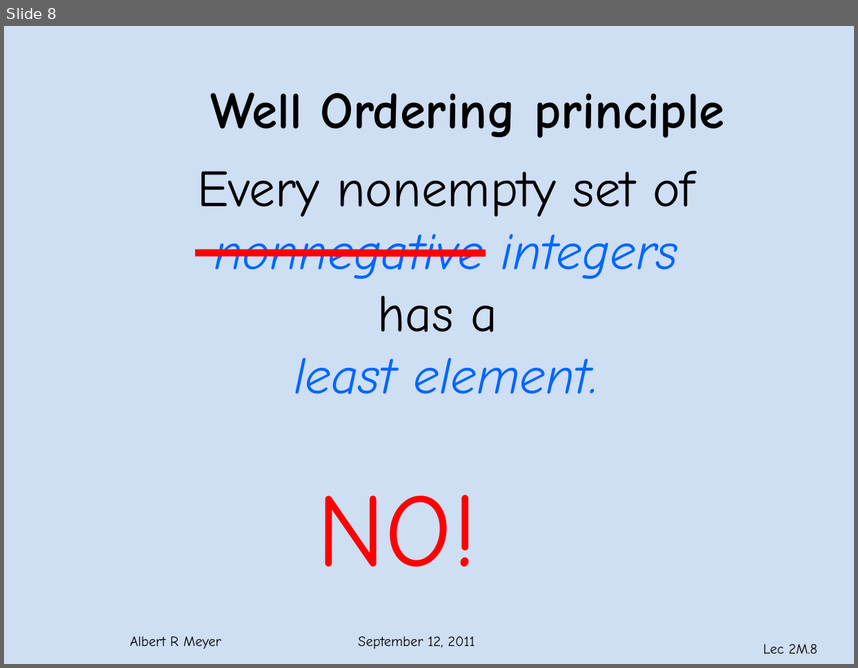
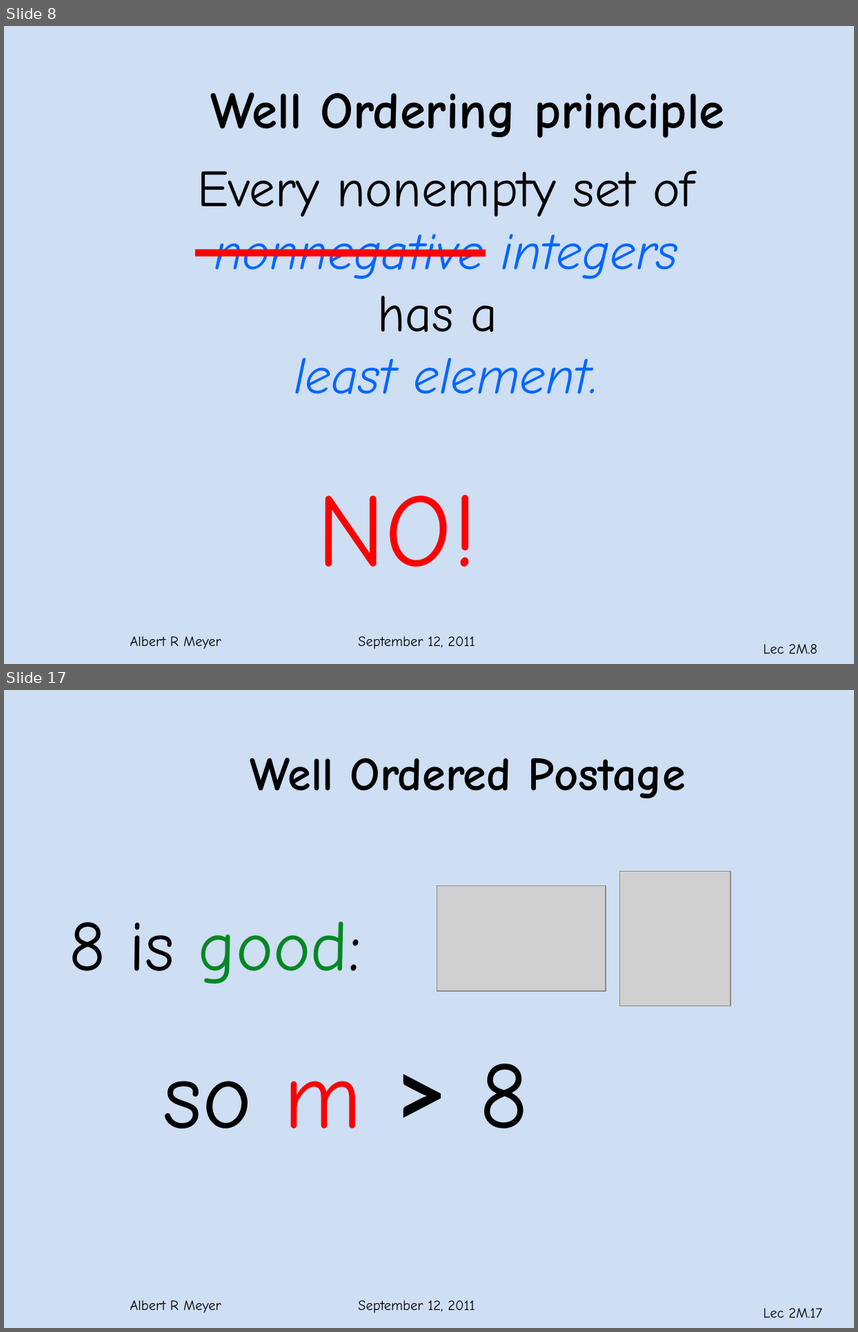
Before and after one commit to armeyer/mcs_web, a slide deck: fall11/slidesF11/slides2m.pptx. Shown one above the other, each under a label of ours: slide 8 before the commit, slides 8 and 17 after it; the slides between them are not shown. The pictures are 858x668 and 858x1332 pixels, drawn with LibreOffice and Linux fonts; fonts in the diff are those of the drawing; grey boxes stand for pictures; background and template pictures are left out. Boxes give left, top, right and bottom in pixels: in the first picture for what was removed or moved away, otherwise in the second. Text is boxed around its words. In the diff, an @@ line names an element or a change of style, - is before the commit and + after.

```diff
--- a/fall11/slidesF11/slides2m.pptx
+++ b/fall11/slidesF11/slides2m.pptx
@@ slide 17 added at box(4, 690, 854, 1328), background #C6D9F1 at 85% opacity; not listed: 2 template elements that a slide beside it also shows @@
@@ title added at box(250, 758, 686, 798), 40 pt, text #000000, bold @@
+Well Ordered Postage
@@ picture added at box(620, 871, 731, 1005) @@
@@ picture added at box(437, 885, 606, 991) @@
@@ text added at box(69, 921, 361, 984), 60 pt, text #000000 @@
+8 is good:
@@ text added at box(163, 1063, 528, 1128), 80 pt, text #000000 @@
+so m > 8
```
Also in this commit, not shown: 5 slides changed, 4 other slides added, 1 other file.
